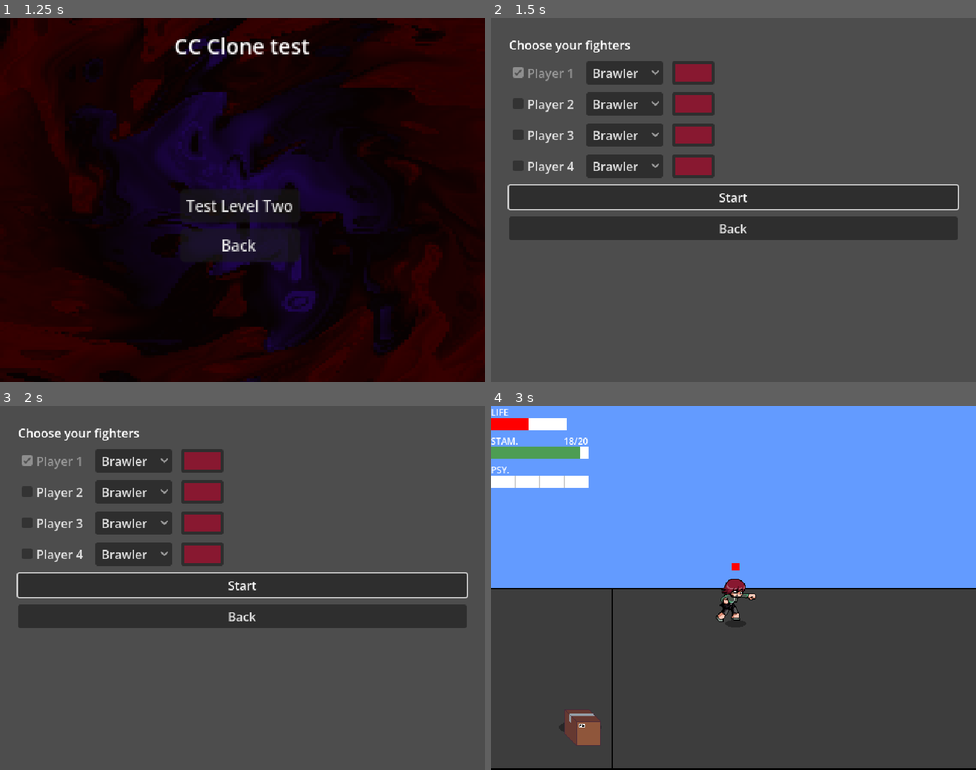
Above: before the commit, frames 1-4 (two rows, left to right).
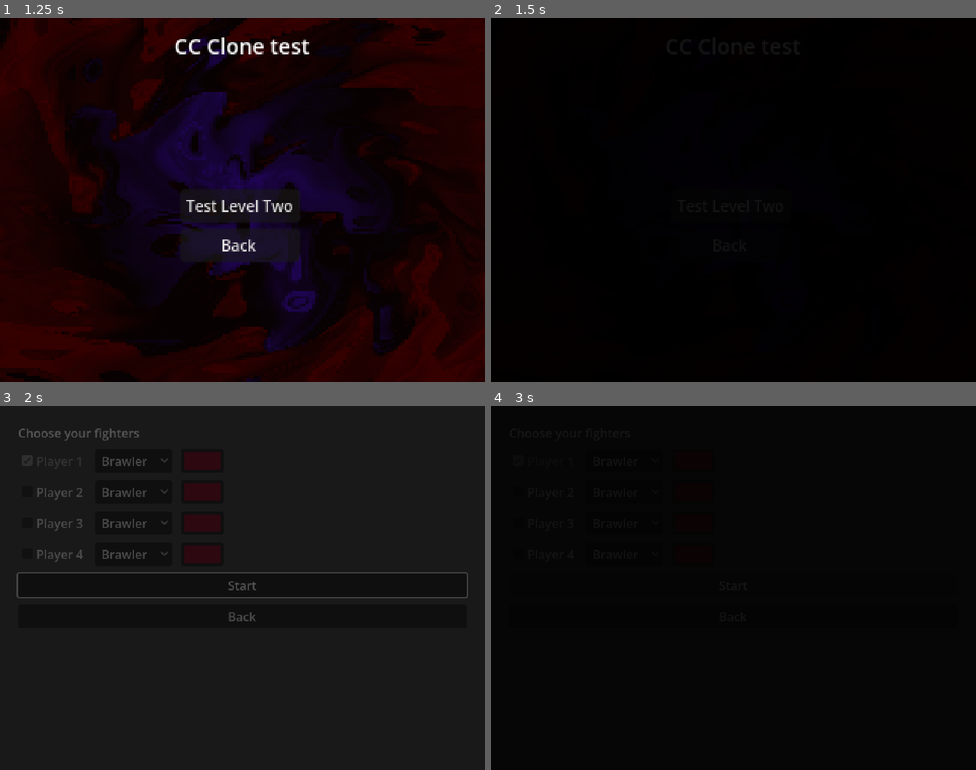
Above: after the commit, the same moments.

Repository: WarrenWarrens/CC
Game: Godot game, scene res://MainMenu/MainMenu.tscn
Same seed, same stepped clock (60 frames per second), same inputs: the game is played once before the commit and once after it. Sound files missing from this copy of the repository are replaced by a short silence.
Inputs (mouse positions are in pixels of both pictures, inside the frame that each line leads up to):
- Up to frame 1 (1.25 s): click "Levels" at 0.5 s
- Up to frame 2 (1.5 s): click "Test Level Two" at 1.25 s
- Up to frame 3 (2 s): no input
- Up to frame 4 (3 s): click "Start" at 2 s; click (733, 584) at 2.75 s, where only the run after the commit has a clickable "Start"

Frame 1 is identical in both runs. In frame 2, 100% of the frame differs, in the area x 0-100%, y 0-100%; in frame 3, 100%; in frame 4, 99%.

Commit message:
Fix camera after door 002, add loading screen between menu, character select and level
Co-Authored-By: Claude Sonnet 5.5 <noreply@anthropic.com>
Claude-Session: https://claude.ai/code/session_018rjMDRX5CSDSFP5G1Mq4Sf

Diff:
--- a/Characters/Walker.gd
+++ b/Characters/Walker.gd
@@ -35,6 +35,8 @@
 var ramps: Array[Ramp] = []
 var _tracked_ramp: Ramp = null
 var _tracked_progress := 0.0
+## Where this walker was placed when the level started. Doors can use it to frame the camera the same way (see Door.auto_elevation).
+var start_y := 0.0
 var _base_mask := 0     # the collision mask set in the scene, without the per-floor wall bits
 
 
@@ -45,6 +47,7 @@
 
 func _enter_tree() -> void:
 	add_to_group("walkers")
+	start_y = global_position.y
 	_base_mask = collision_mask & ~FLOOR_LAYER_BITS
 	refresh_collision()
 
--- a/Scenes/WorldFive.tscn
+++ b/Scenes/WorldFive.tscn
@@ -293,6 +293,7 @@
 scale = Vector2(3, 3)
 door_id = "002"
 door_floor_id = 2
+auto_elevation = true
 destination_door_id = "001"
 
 [node name="Enemy" type="Node2D" parent="." unique_id=1582444898]
--- a/Script/Door.gd
+++ b/Script/Door.gd
@@ -6,6 +6,9 @@
 @export var door_floor_id: int = 0
 ## Camera rise of that floor (0 = ground floor, -102 = one 102px ledge up). Only needed if the camera sits wrong after the door.
 @export var door_elevation: float = 0.0
+## Easier than door_elevation: tick this and the camera is framed the same way as when the level starts
+## (the player's spawn height here, compared with where they started). Use it on doors to a higher or lower floor.
+@export var auto_elevation: bool = false
 
 @export_group("Destination")
 @export_file("*.tscn") var destination_scene_path: String = ""
@@ -94,7 +97,7 @@
 	if walker == null:
 		return
 	walker.floor_id = door_floor_id
-	walker.elevation = door_elevation
+	walker.elevation = (spawn_point.global_position.y - walker.start_y) if auto_elevation else door_elevation
 	walker.refresh_z()   # draw order and which walls we collide with follow the floor
 
 func _find_door_in_scene(target_id: String) -> Door:
@@ -117,13 +120,6 @@
 				player_cam.position_smoothing_enabled = true
 		)
 
-	var level_cam = get_tree().get_first_node_in_group("level_camera")
-	if level_cam and level_cam is Camera2D:
-		level_cam.position_smoothing_enabled = false
-		level_cam.global_position = player.global_position
-		level_cam.reset_smoothing()
-
-		get_tree().create_timer(0.1).timeout.connect(func():
-			if is_instance_valid(level_cam):
-				level_cam.position_smoothing_enabled = true
-		)
+	var level_cam := get_tree().get_first_node_in_group("level_camera") as LevelCamera
+	if level_cam:
+		level_cam.snap()
--- a/Script/GameSession.gd
+++ b/Script/GameSession.gd
@@ -36,14 +36,14 @@
 ## Starts a level. With no path it starts `next_level` (what the main menu picked).
 func start_level(path := "") -> void:
 	_alive = 0
-	get_tree().change_scene_to_file(path if path != "" else next_level)
+	SceneManager.load_scene(path if path != "" else next_level)
 
 
 ## The main menu calls this: remember which level was chosen, then show the character select screen.
 func open_select(level_path := "") -> void:
 	if level_path != "":
 		next_level = level_path
-	get_tree().change_scene_to_file(SELECT_SCENE)
+	SceneManager.load_scene(SELECT_SCENE)
 
 
 func back_to_menu() -> void:
--- a/Script/LevelCamera.gd
+++ b/Script/LevelCamera.gd
@@ -15,6 +15,7 @@
 
 
 func _ready() -> void:
+	add_to_group("level_camera")
 	process_callback = Camera2D.CAMERA2D_PROCESS_PHYSICS
 	position_smoothing_enabled = true
 	position_smoothing_speed = smoothing_speed
@@ -27,6 +28,17 @@
 	if t != null:
 		global_position = t
 		reset_smoothing()
+
+
+## Jump straight to where the camera should be (after a door), instead of gliding there.
+func snap() -> void:
+	var t = _target()
+	if t == null:
+		return
+	position_smoothing_enabled = false
+	global_position = t
+	reset_smoothing()
+	get_tree().create_timer(0.1).timeout.connect(func(): position_smoothing_enabled = true)
 
 
 func set_shared(on: bool) -> void:
--- a/Script/SceneManager.gd
+++ b/Script/SceneManager.gd
@@ -2,6 +2,14 @@
 
 var target_door_id: String = ""
 var fade_rect: ColorRect
+
+## load_scene() shows the loading screen for at least this long (seconds), and longer if the scene needs it.
+const MIN_LOADING_TIME := 0.4
+const FADE_TIME := 0.2
+
+var _loading_layer: CanvasLayer
+var _loading_bar: ProgressBar
+var _loading := false
 
 func _ready() -> void:
 	var canvas = CanvasLayer.new()
@@ -13,6 +21,7 @@
 	fade_rect.set_anchors_and_offsets_preset(Control.PRESET_FULL_RECT)
 	fade_rect.mouse_filter = Control.MOUSE_FILTER_IGNORE
 	canvas.add_child(fade_rect)
+	_build_loading_screen()
 
 func fade_and_run(action: Callable) -> void:
 	# 1. Fade to Black
@@ -30,3 +39,67 @@
 func change_scene(scene_path: String, door_id: String) -> void:
 	target_door_id = door_id
 	fade_and_run(func(): get_tree().change_scene_to_file(scene_path))
+
+
+## Changes scene behind a loading screen: fade to black, show "Loading...", load the scene on a
+## background thread, then fade into it. Takes MIN_LOADING_TIME, or as long as the load needs if that is longer.
+func load_scene(path: String) -> void:
+	if _loading:
+		return
+	_loading = true
+	await _fade_to(1.0, FADE_TIME)
+	_loading_layer.visible = true
+	_loading_bar.value = 0.0
+
+	ResourceLoader.load_threaded_request(path)
+	var started := Time.get_ticks_msec()
+	var progress := []
+	var status := ResourceLoader.THREAD_LOAD_IN_PROGRESS
+	while true:
+		status = ResourceLoader.load_threaded_get_status(path, progress)
+		if not progress.is_empty():
+			_loading_bar.value = progress[0] * 100.0
+		var waited := (Time.get_ticks_msec() - started) / 1000.0
+		if status != ResourceLoader.THREAD_LOAD_IN_PROGRESS and waited >= MIN_LOADING_TIME:
+			break
+		await get_tree().process_frame
+
+	if status == ResourceLoader.THREAD_LOAD_LOADED:
+		get_tree().change_scene_to_packed(ResourceLoader.load_threaded_get(path))
+		await get_tree().process_frame
+	else:
+		push_error("Could not load scene: " + path)
+	_loading_layer.visible = false
+	await _fade_to(0.0, FADE_TIME)
+	_loading = false
+
+
+func _fade_to(alpha: float, time: float) -> void:
+	var tween := create_tween()
+	tween.tween_property(fade_rect, "color:a", alpha, time)
+	await tween.finished
+
+
+func _build_loading_screen() -> void:
+	_loading_layer = CanvasLayer.new()
+	_loading_layer.layer = 101          # above the black fade
+	_loading_layer.visible = false
+	add_child(_loading_layer)
+
+	var center := CenterContainer.new()
+	center.set_anchors_and_offsets_preset(Control.PRESET_FULL_RECT)
+	_loading_layer.add_child(center)
+
+	var box := VBoxContainer.new()
+	box.add_theme_constant_override("separation", 10)
+	center.add_child(box)
+
+	var label := Label.new()
+	label.text = "Loading..."
+	label.horizontal_alignment = HORIZONTAL_ALIGNMENT_CENTER
+	box.add_child(label)
+
+	_loading_bar = ProgressBar.new()
+	_loading_bar.custom_minimum_size = Vector2(240, 10)
+	_loading_bar.show_percentage = false
+	box.add_child(_loading_bar)
